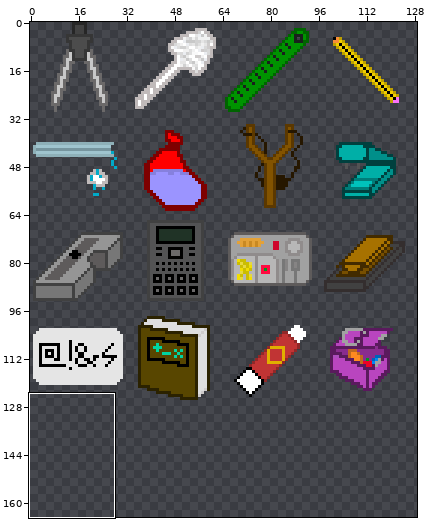
Sprite sheet, stored at Proyecto/RedBrickSky/images/weaponsSet.png. Above: a wide view before the commit, with the close-up outlined.
Close-up. As it was:
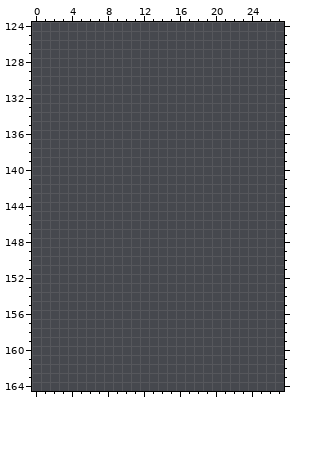
The file is 256x256 pixels. Pixels under 10% opacity are left out. Colours within 5 levels of each other are drawn and written as one. Shown: x 0..27, y 124..164. The wide view leaves out empty margins.
And afterwards:
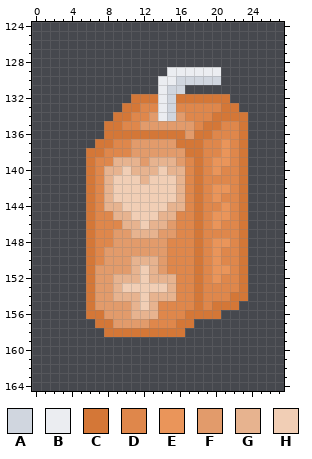
Palette (. is transparent): A #d0d6df  B #ebedf1  C #d47737  D #df874b  E #ea955a  F #e29b6b  G #e7b38f  H #f1ceb5
Edits made:
@@ x 0..27 @@
 128 ............................
-129 ............................
-130 ............................
-131 ............................
-132 ............................
-133 ............................
-134 ............................
-135 ............................
-136 ............................
-137 ............................
-138 ............................
-139 ............................
-140 ............................
-141 ............................
-142 ............................
-143 ............................
-144 ............................
-145 ............................
-146 ............................
-147 ............................
-148 ............................
-149 ............................
-150 ............................
-151 ............................
-152 ............................
-153 ............................
-154 ............................
-155 ............................
-156 ............................
-157 ............................
-158 ............................
+129 ...............BBBBBB.......
+130 ..............BBAAAAA.......
+131 ..............BAA...........
+132 ...........CCCBACCCCCC......
+133 ..........CCDDBADDDDDCC.....
+134 .........CCDDFBAFDDDCCCC....
+135 ........CCDDFFFFFFDCCDDC....
+136 ........CCCCCCCCCFCCDDDC....
+137 .......CCDDFFFFFCCCDDEDC....
+138 ......CCDDDFFFFFFCCDDEDC....
+139 ......CDDGGGFGGGFDCDEEDC....
+140 ......CDGGHGGGHGGDCDEDDC....
+141 ......CDGHHHGHHHGDCDDDDC....
+142 ......CDGHHHHHHHGDCDEEDC....
+143 ......CDGHHHHHHHGDCDEDDC....
+144 ......CDGGHHHHHGGDCDDEDC....
+145 ......CDDGGHHHGGDDCDEEDC....
+146 ......CDDDGGHGGFDDCDEDDC....
+147 ......CDDFFGGGFFDDCDDDDC....
+148 ......CDDFFFFFFDDDCDEEDC....
+149 ......CDFFFFFFFDDDCDEDDC....
+150 ......CDFFFGGGFDDDCDEDDC....
+151 ......CFFFFGHGFDDDCDEEDC....
+152 ......CFFGGGHGGGDDCDEDDC....
+153 ......CFFGHHHHHGDDCDDDDC....
+154 ......CFFGGGHGGGDDCDDDCC....
+155 ......CFFFFGHGDDDDCDCCC.....
+156 ......CCFFFGGGDDDCCCC.......
+157 .......CCFFFFDDDCC..........
+158 ........CCCCCCCCC...........
 159 ............................
Changed places in both close-ups, as pixel boxes (x1, y1, x2, y2):
added: (86, 67, 248, 337)
